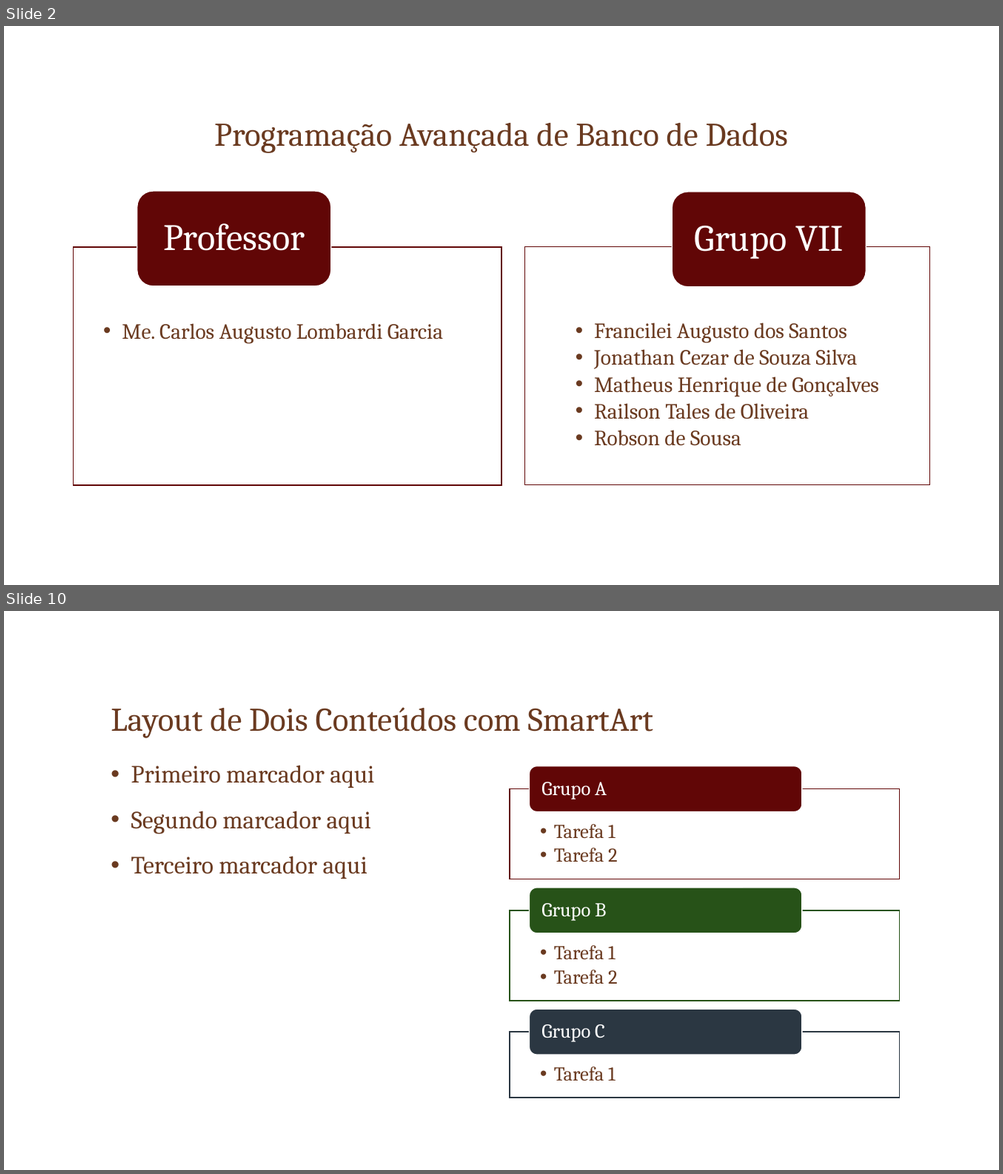
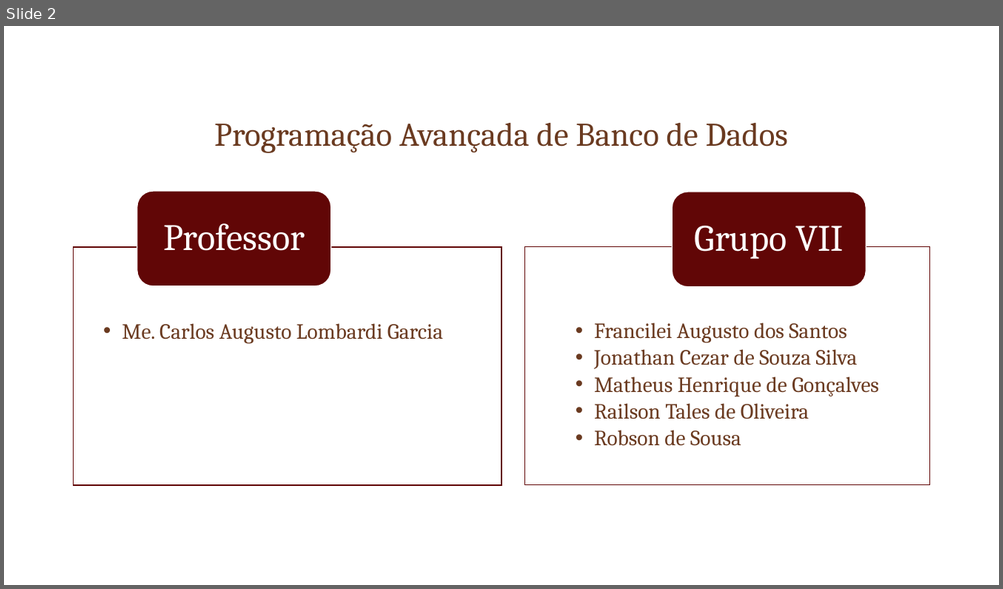
Before and after one commit to robsoncartes/group-vii-triggers, a slide deck: SlideApresentacao/TRIGGERS.pptx. Shown one above the other, each under a label of ours: slides 2 and 10 before the commit, slide 2 after it; the slides between them are not shown. The pictures are 1003x1174 and 1003x589 pixels, drawn with LibreOffice and Linux fonts; fonts in the diff are those of the drawing; background and template pictures are left out. Boxes give left, top, right and bottom in pixels: in the first picture for what was removed or moved away, otherwise in the second. Text is boxed around its words. In the diff, an @@ line names an element or a change of style, - is before the commit and + after.

```diff
--- a/SlideApresentacao/TRIGGERS.pptx
+++ b/SlideApresentacao/TRIGGERS.pptx
@@ slide 10 removed at (4, 611, 999, 1170), background picture (left out) @@
@@ title removed at (111, 707, 653, 738) @@
-Layout de Dois Conteúdos com SmartArt
@@ text removed at (131, 765, 374, 879) @@
-• Primeiro marcador aqui
-• Segundo marcador aqui
-• Terceiro marcador aqui
@@ group removed at (510, 766, 899, 1098): 6 texts, 3 rectangles, 3 rounded rectangles @@
-  • Tarefa 1
-  • Tarefa 2
-Grupo A
-  • Tarefa 1
-  • Tarefa 2
-Grupo B
-  • Tarefa 1
-Grupo C
```
Also in this commit, not shown: 2 slides changed, 7 slides added, 11 other slides removed, 5 other files.
